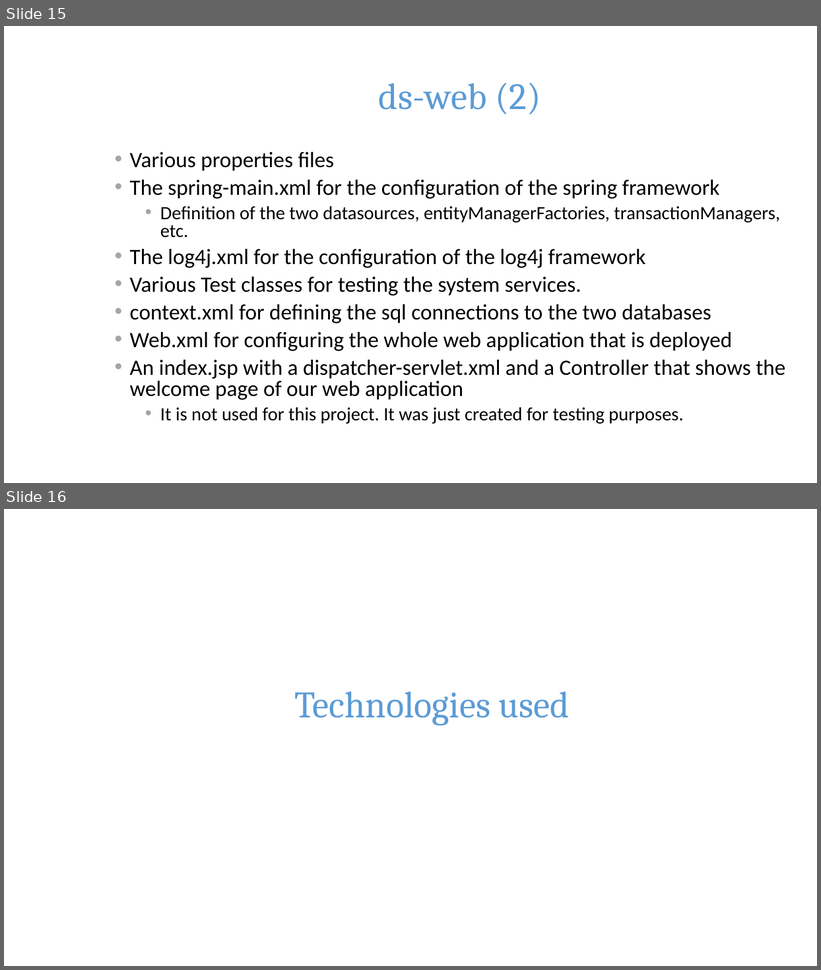
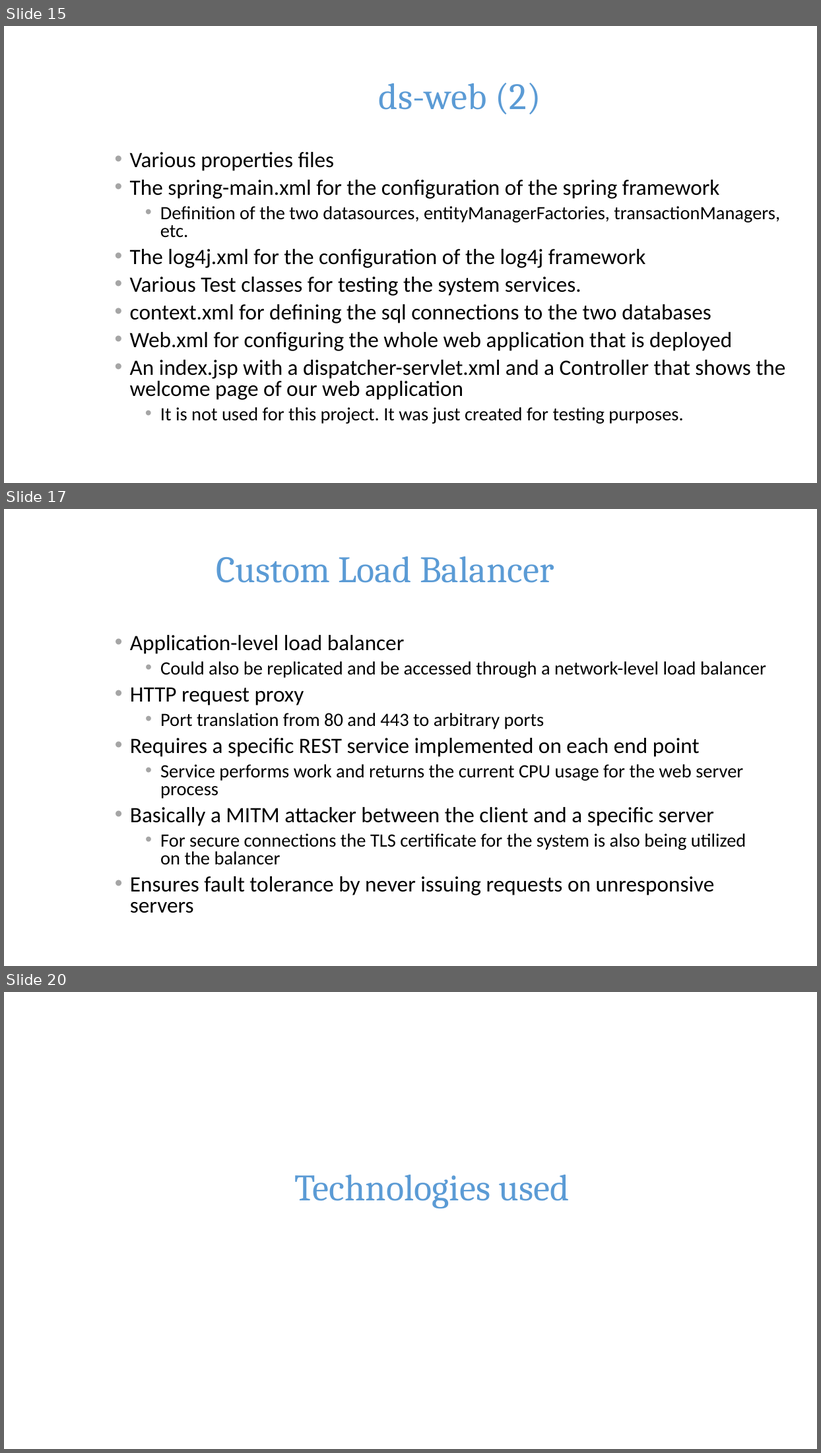
Before and after one commit to std08010/ds2015, a slide deck: Presentation.pptx. Shown one above the other, each under a label of ours: slides 15 and 16 before the commit, slides 15, 17 and 20 after it; the slides between them are not shown. The pictures are 821x970 and 821x1453 pixels, drawn with LibreOffice and Linux fonts; fonts in the diff are those of the drawing; background and template pictures are left out. Boxes give left, top, right and bottom in pixels: in the first picture for what was removed or moved away, otherwise in the second. Text is boxed around its words. In the diff, an @@ line names an element or a change of style, - is before the commit and + after.

```diff
--- a/Presentation.pptx
+++ b/Presentation.pptx
@@ slide 17 added at (4, 509, 817, 966), background picture (left out) @@
@@ title added at (216, 557, 554, 583), 44 pt, text #5B9BD5 @@
+Custom Load Balancer
@@ text added at (130, 635, 766, 914), 22.2 pt, text #000000 @@
+• Application-level load balancer
+  • Could also be replicated and be accessed through a network-level load balancer
+• HTTP request proxy
+  • Port translation from 80 and 443 to arbitrary ports
+• Requires a specific REST service implemented on each end point
+  • Service performs work and returns the current CPU usage for the web server process
+• Basically a MITM attacker between the client and a specific server
+  • For secure connections the TLS certificate for the system is also being utilized on the balancer
+• Ensures fault tolerance by never issuing requests on unresponsive servers
@@ what was slide 16 is now slide 20 @@
```
Also in this commit, not shown: 3 other slides added.
